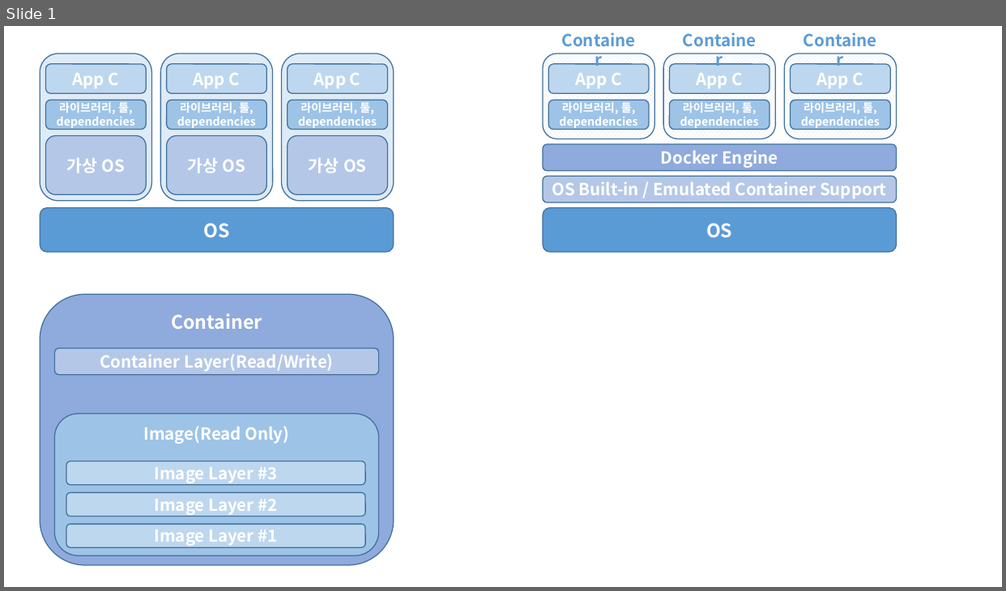
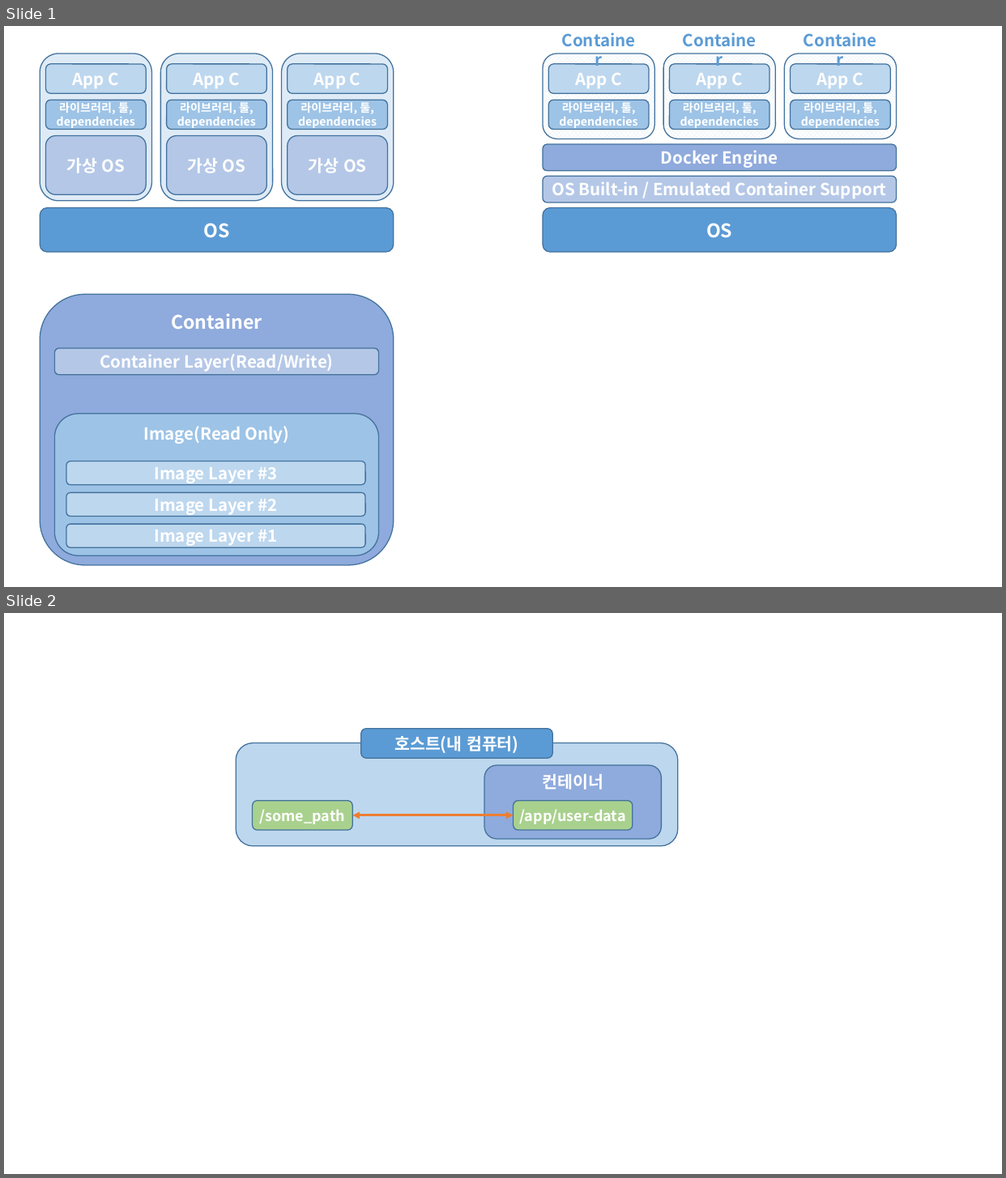
Before and after one commit to siwon-park/Infra-Study, a slide deck: markdown_image.pptx. Shown one above the other, each under a label of ours: slide 1 before the commit, slides 1 and 2 after it. The pictures are 1006x591 and 1006x1178 pixels, drawn with LibreOffice and Linux fonts; fonts in the diff are those of the drawing. Boxes give left, top, right and bottom in pixels: in the first picture for what was removed or moved away, otherwise in the second. Text is boxed around its words. In the diff, an @@ line names an element or a change of style, - is before the commit and + after.

```diff
--- a/markdown_image.pptx
+++ b/markdown_image.pptx
@@ slide 2 added at (x1=4, y1=613, x2=1002, y2=1174), background #FFFFFF @@
@@ rounded rectangle added at (x1=361, y1=729, x2=552, y2=758), fill #5B9BD5, outline #43739E 1 pt, 16 pt, text #FFFFFF, bold @@
+호스트(내 컴퓨터)
@@ rounded rectangle added at (x1=236, y1=743, x2=679, y2=846), fill #BDD7EE, outline #43739E 1 pt @@
@@ group added at (x1=253, y1=766, x2=661, y2=839): 3 rounded rectangles, 1 double arrow @@
+/some_path
+컨테이너
+/app/user-data
```
Also in this commit, not shown: 12 other files.
